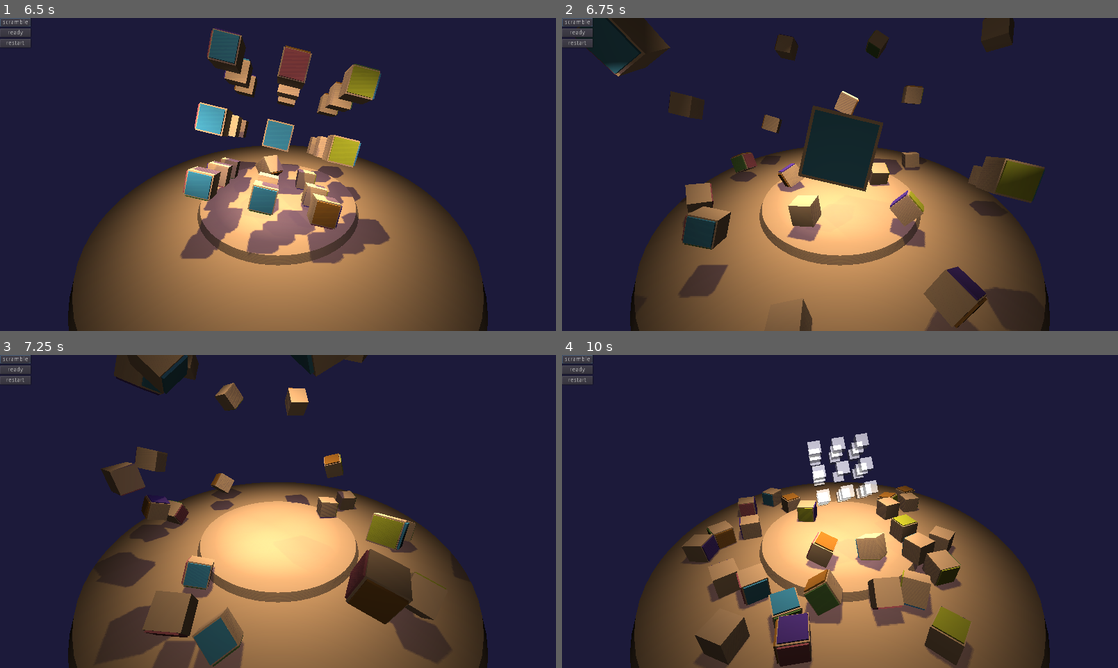
Above: before the commit, frames 1-4 (two rows, left to right).
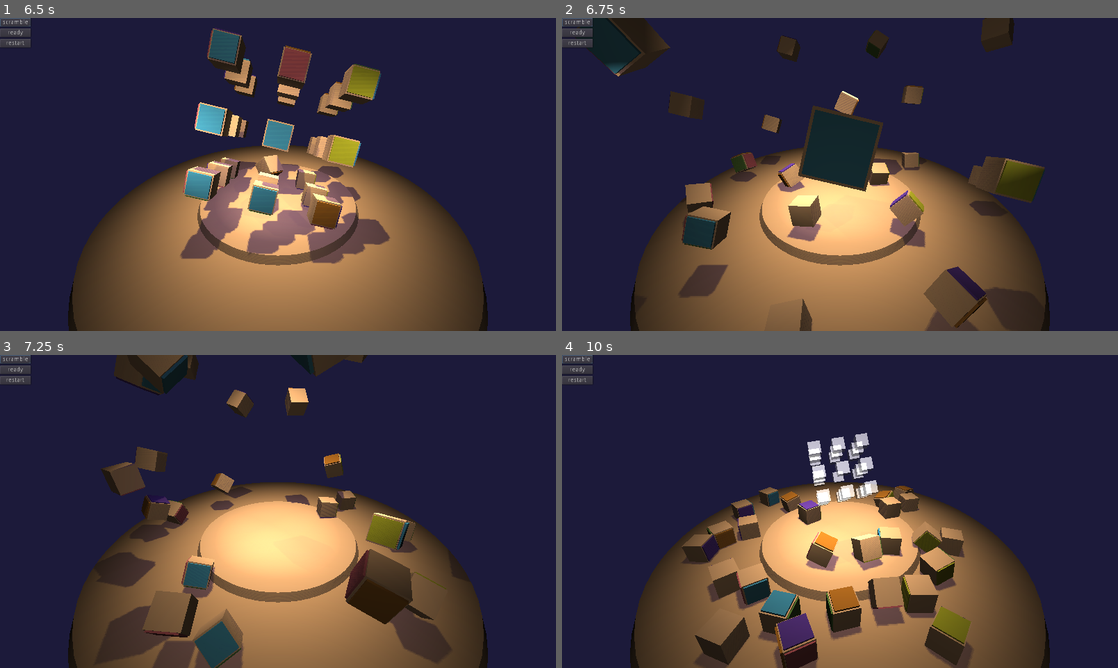
Above: after the commit, the same moments.

Repository: bitwise-aiden/gwj53
Game: Godot game, scene res://source/game/game.tscn
Same seed, same stepped clock (60 frames per second), same inputs: the game is played once before the commit and once after it.
Inputs (mouse positions are in pixels of both pictures, inside the frame that each line leads up to):
- Up to frame 1 (6.5 s): click "ready" at 0.5 s; click "ready" at 1.25 s; click "restart" at 2 s; click "restart" at 2.75 s; click "restart" at 3.5 s; click "scramble" at 4.25 s; tap Enter at 5, 5.85 s; move the mouse to (400, 158) at 5.02 s; hold D (rotate_right) 5.03-5.78 s; tap R (rotate_part) at 5.1 s; click (400, 158) at 5.17 s; move the mouse to (166, 190) at 5.77 s; hold S (rotate_backward) from 5.78 s (still down)
- Up to frame 2 (6.75 s): move the mouse to (895, 105) at 6.52 s; release S (rotate_backward) at 6.53 s; hold D (rotate_right) from 6.53 s (still down); tap R (rotate_part) at 6.6 s
- Up to frame 3 (7.25 s): keep holding D (rotate_right)
- Up to frame 4 (10 s): move the mouse to (812, 574) at 7.27 s; release D (rotate_right) at 7.28 s; hold W (rotate_forward) 7.28-8.03 s; tap Enter at 7.35, 8.85 s; click (812, 574) at 7.42 s; move the mouse to (1006, 558) at 8.02 s; hold A (rotate_left) 8.03-9.53 s; tap R (rotate_part) at 8.1, 9.6 s; move the mouse to (673, 464) at 8.77 s; move the mouse to (867, 511) at 9.52 s; hold S (rotate_backward) from 9.53 s (still down); click (867, 511) at 9.67 s

Frame 1 is identical in both runs. In frame 2, 0.1% of the frame differs, in the area x 38-82%, y 0-99%; in frame 3, 0.8%; in frame 4, 6.2%, in the area x 27-73%, y 41-100%.

Commit message:
Shrink face collider

Diff:
--- a/source/game/game.tscn
+++ b/source/game/game.tscn
@@ -85,7 +85,7 @@
 size = Vector3( 1.3, 1.25, 1.25 )
 
 [sub_resource type="BoxShape" id=4]
-extents = Vector3( 2, 2, 0.5 )
+extents = Vector3( 2, 2, 0.3 )
 
 [sub_resource type="PhysicsMaterial" id=29]
 bounce = 0.5
